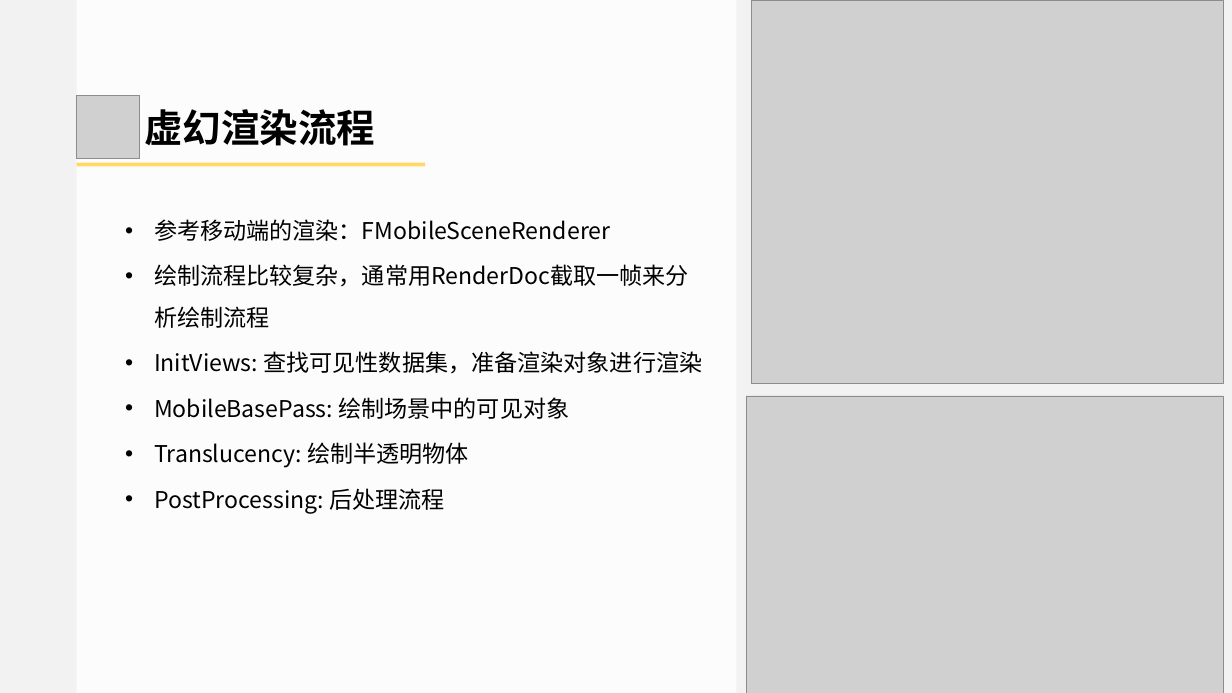
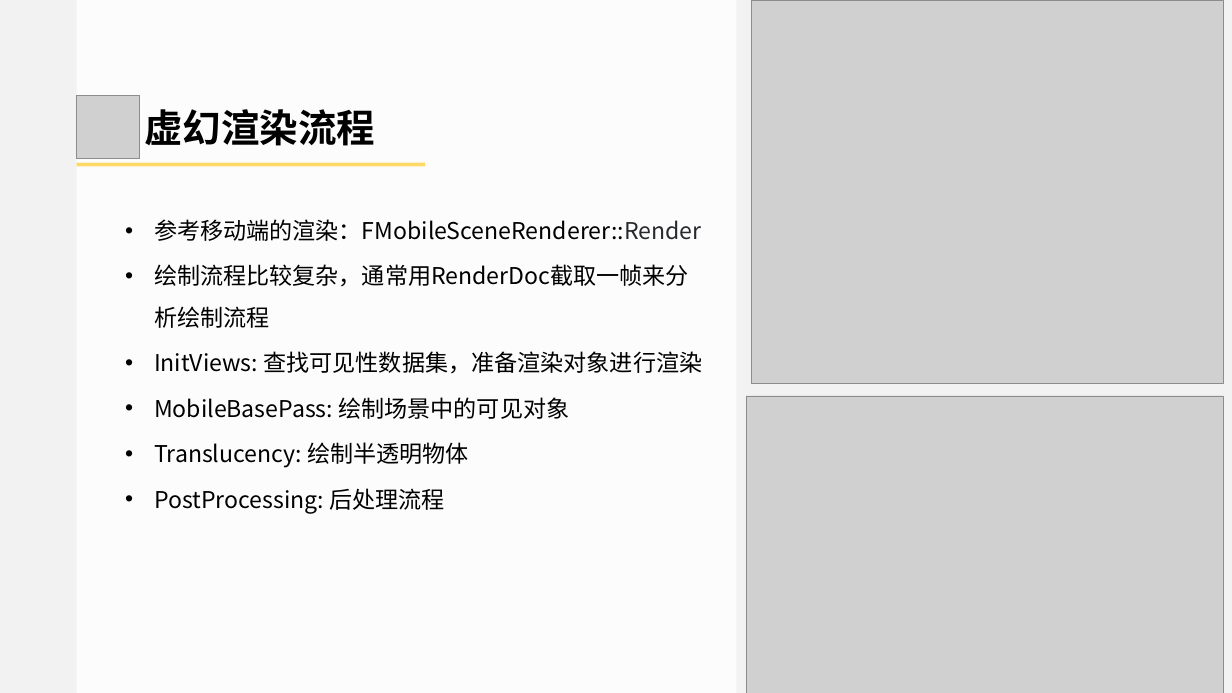
Before and after one commit to doomlover/KSGameEngineTutorials, a slide deck: slide 18 of PPTs/04.引擎基础概念与底层实用系统.pptx. Drawn at 1232x693 pixels with LibreOffice and Linux fonts; fonts in the diff are those of the drawing; grey boxes stand for pictures. Boxes give left, top, right and bottom in pixels: in the first picture for what was removed or moved away, otherwise in the second. Text is boxed around its words. In the diff, an @@ line names an element or a change of style, - is before the commit and + after.

```diff
--- a/PPTs/04.引擎基础概念与底层实用系统.pptx
+++ b/PPTs/04.引擎基础概念与底层实用系统.pptx
@@ text at (x1=154, y1=219, x2=701, y2=241): text changed @@
-• 参考移动端的渲染：FMobileSceneRenderer
+• 参考移动端的渲染：FMobileSceneRenderer::Render
```
Also in this commit, not shown: 10 other slides changed.
